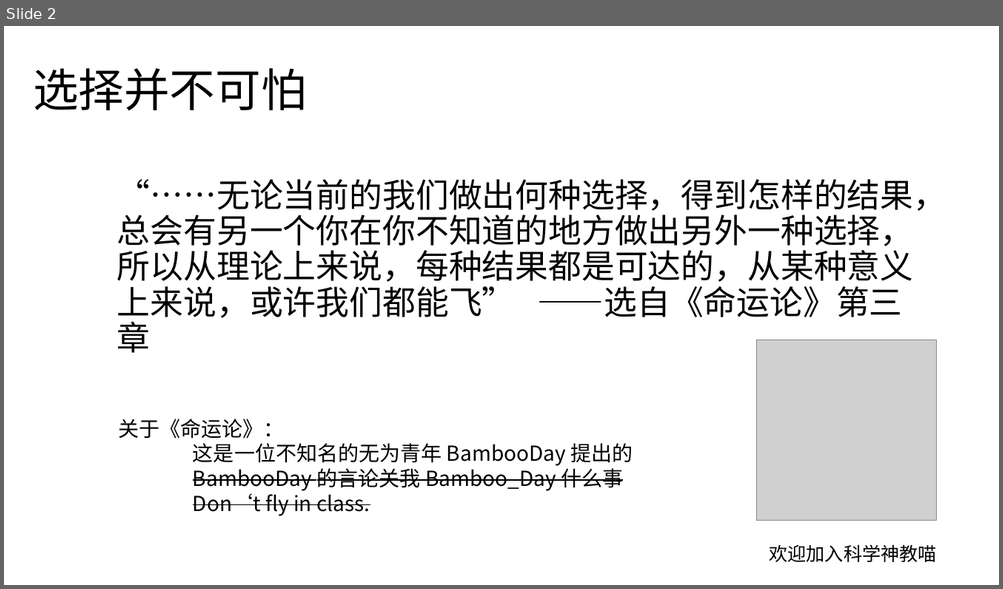
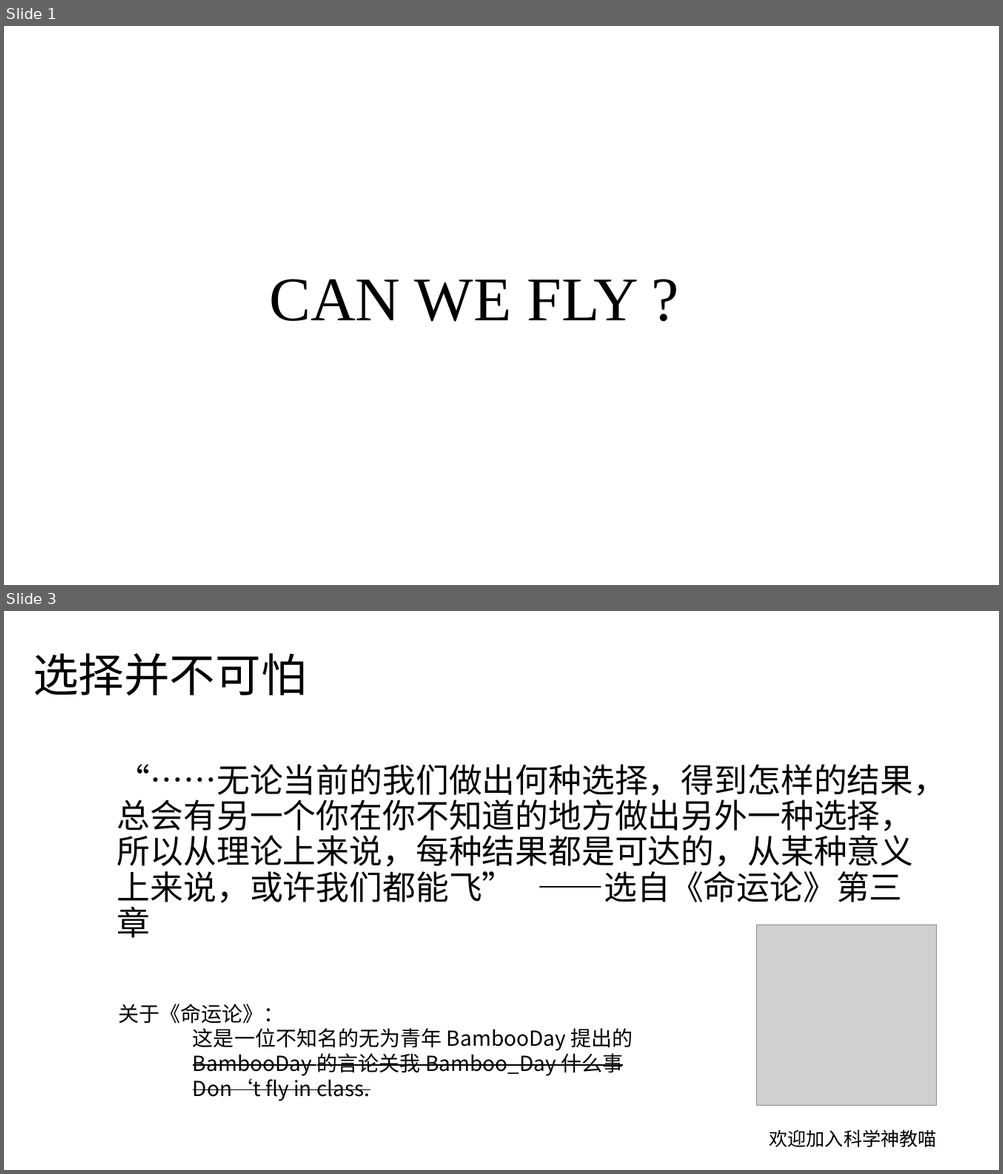
Before and after one commit to BambooDay/OI, a slide deck: 激情演讲.pptx. Shown one above the other, each under a label of ours: slide 2 before the commit, slides 1 and 3 after it; the slides between them are not shown. The pictures are 1003x589 and 1003x1174 pixels, drawn with LibreOffice and Linux fonts; fonts in the diff are those of the drawing; grey boxes stand for pictures. Boxes give left, top, right and bottom in pixels: in the first picture for what was removed or moved away, otherwise in the second. Text is boxed around its words. In the diff, an @@ line names an element or a change of style, - is before the commit and + after.

```diff
--- a/激情演讲.pptx
+++ b/激情演讲.pptx
@@ slide 1 added at (4, 26, 999, 585), background #FFFFFF @@
@@ title added at (269, 279, 637, 322), 60 pt, text #000000 @@
+CAN WE FLY ?
@@ what was slide 2 is now slide 3 @@
```
Also in this commit, not shown: 4 slides changed, 25 other files.
